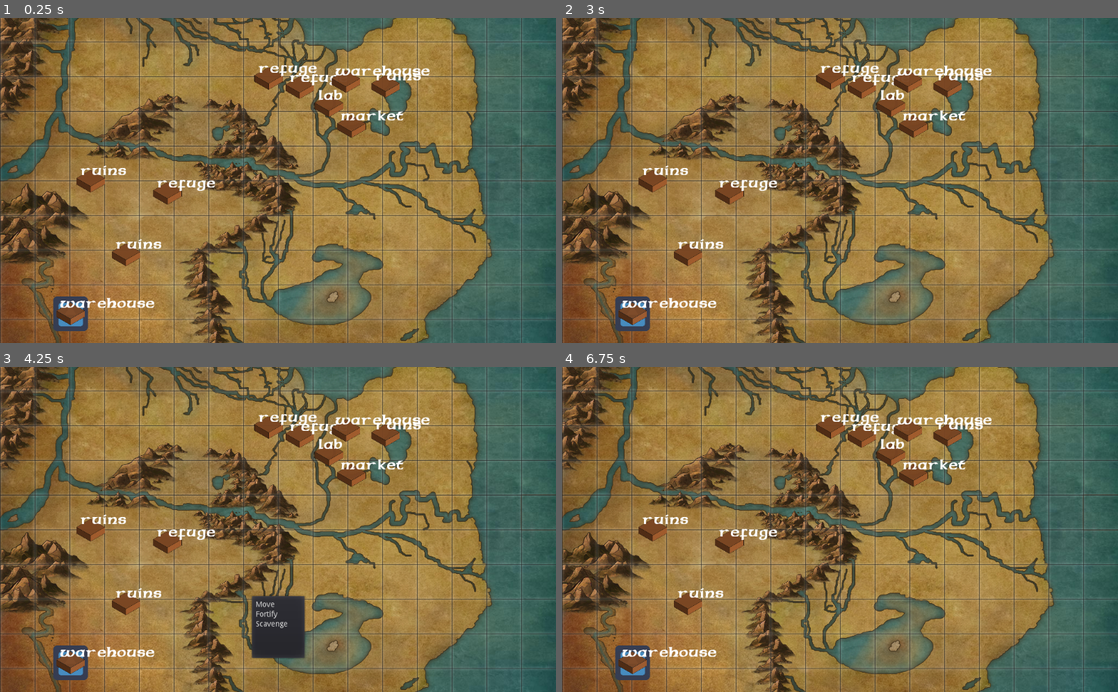
Above: before the commit, frames 1-4 (two rows, left to right).
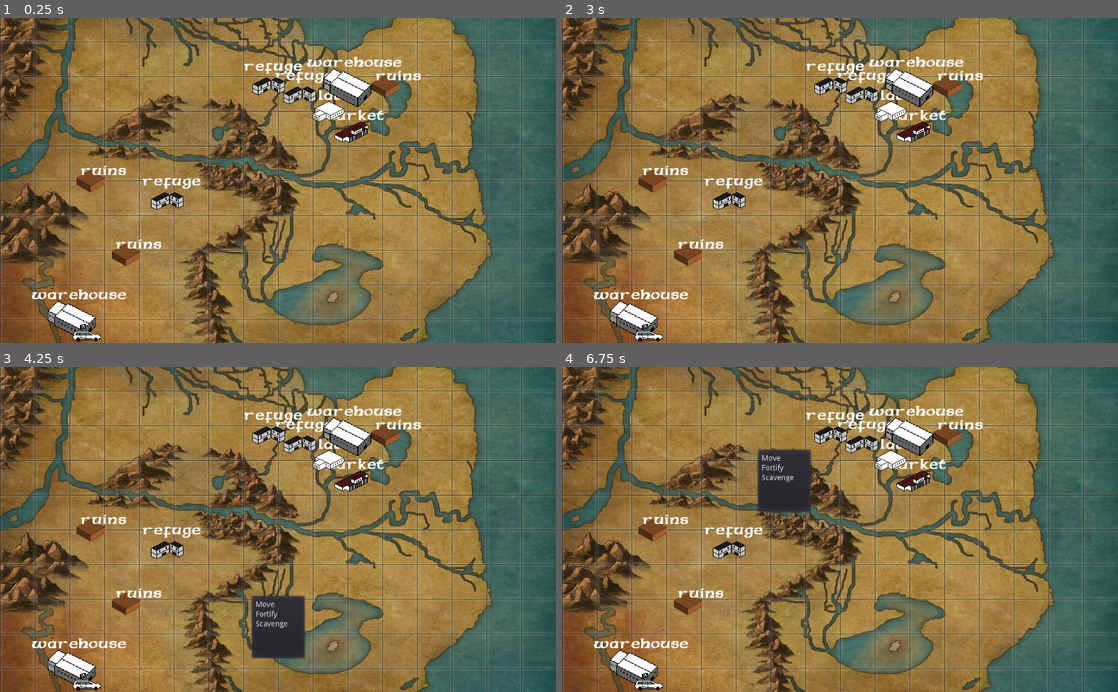
Above: after the commit, the same moments.

Repository: fedzdev/gameoff
Game: Godot game, scene res://Tests/testgame.tscn
The game is run twice, just before and just after one commit, with the same random seed, the same clock (stepped at 60 frames per second) and the same inputs. This scene is started directly instead of the project's main scene. The engine's default icon, where the game draws it, is replaced by a stand-in: a white triangle on a blue panel in a dark square.
Inputs (mouse positions are in pixels of both pictures, inside the frame that each line leads up to):
- Up to frame 1 (0.25 s): no input
- Up to frame 2 (3 s): click (634, 313) at 0.52 s; tap Enter at 1.25, 2.75 s; move the mouse to (962, 164) at 1.27 s; hold E (swap_right) 1.28-2.03 s; tap F (follow) at 1.35 s; tap Space at 2 s; move the mouse to (728, 196) at 2.02 s; hold Down (ui_down) 2.03-2.78 s; tap G (guard) at 2.1 s; move the mouse to (895, 109) at 2.77 s; hold E (swap_right) from 2.78 s (still down); tap 5 (select_all) at 2.85 s
- Up to frame 3 (4.25 s): tap Space at 3.5 s; move the mouse to (250, 594) at 3.52 s; release E (swap_right) at 3.53 s; hold Up (ui_up) from 3.53 s (still down); tap 1 (select_first) at 3.6 s
- Up to frame 4 (6.75 s): tap Enter at 4.25 s; move the mouse to (1006, 578) at 4.27 s; release Up (ui_up) at 4.28 s; hold Q (swap_left) 4.28-5.78 s; tap 4 (select_fourth) at 4.35 s; tap R (reload) at 4.9 s; tap Space at 5 s; move the mouse to (673, 480) at 5.02 s; tap 2 (select_second) at 5.1 s; move the mouse to (867, 529) at 5.77 s; hold Down (ui_down) 5.78-6.53 s; tap 3 (select_third) at 5.85 s; move the mouse to (756, 448) at 6.52 s; hold E (swap_right) from 6.53 s (still down); click (756, 448) at 6.6 s

The runs differ from the first frame. In frame 1, 4.8% of the frame differs, in the area x 5-78%, y 11-100%; in frame 2, 5.0%; in frame 3, 4.8%; in frame 4, 6.6%.

Commit message:
aaaaa
aaaaa

Diff:
--- a/Scenes/Lab.tscn
+++ b/Scenes/Lab.tscn
@@ -1,8 +1,16 @@
-[gd_scene load_steps=2 format=2]
+[gd_scene load_steps=3 format=2]
 
 [ext_resource path="res://Scenes/EmptyPlace.tscn" type="PackedScene" id=1]
+[ext_resource path="res://Assets/spr_lab.png" type="Texture" id=2]
 
 [node name="Lab" instance=ExtResource( 1 )]
 
+[node name="Sprite" parent="." index="0"]
+scale = Vector2( 1, 1 )
+texture = ExtResource( 2 )
+
 [node name="Label" parent="." index="1"]
 text = "lab"
+
+[node name="PopupMenu" parent="." index="2"]
+items = [ "Move", null, 0, true, false, 0, 0, null, "", false, "Fortify", null, 0, false, false, 1, 0, null, "", false, "Scavenge", null, 0, false, false, 3, 0, null, "", false ]
--- a/Scenes/Market.tscn
+++ b/Scenes/Market.tscn
@@ -1,8 +1,20 @@
-[gd_scene load_steps=2 format=2]
+[gd_scene load_steps=3 format=2]
 
 [ext_resource path="res://Scenes/EmptyPlace.tscn" type="PackedScene" id=1]
+[ext_resource path="res://Assets/spr_market.png" type="Texture" id=2]
 
 [node name="Market" instance=ExtResource( 1 )]
 
+[node name="Sprite" parent="." index="0"]
+scale = Vector2( 1, 1 )
+texture = ExtResource( 2 )
+
 [node name="Label" parent="." index="1"]
+margin_left = -55.5848
+margin_top = -31.1237
+margin_right = 61.4152
+margin_bottom = -5.12373
 text = "market"
+
+[node name="PopupMenu" parent="." index="2"]
+items = [ "Move", null, 0, true, false, 0, 0, null, "", false, "Fortify", null, 0, false, false, 1, 0, null, "", false, "Scavenge", null, 0, false, false, 3, 0, null, "", false ]
--- a/Scenes/Refuge.tscn
+++ b/Scenes/Refuge.tscn
@@ -1,8 +1,20 @@
-[gd_scene load_steps=2 format=2]
+[gd_scene load_steps=3 format=2]
 
 [ext_resource path="res://Scenes/EmptyPlace.tscn" type="PackedScene" id=1]
+[ext_resource path="res://Assets/spr_refuge.png" type="Texture" id=2]
 
 [node name="Refuge" instance=ExtResource( 1 )]
 
+[node name="Sprite" parent="." index="0"]
+scale = Vector2( 1, 1 )
+texture = ExtResource( 2 )
+
 [node name="Label" parent="." index="1"]
+margin_left = -47.3827
+margin_top = -33.5717
+margin_right = 61.6173
+margin_bottom = -7.57166
 text = "refuge"
+
+[node name="PopupMenu" parent="." index="2"]
+items = [ "Move", null, 0, true, false, 0, 0, null, "", false, "Fortify", null, 0, false, false, 1, 0, null, "", false, "Scavenge", null, 0, false, false, 3, 0, null, "", false ]
--- a/Scenes/Ruins.tscn
+++ b/Scenes/Ruins.tscn
@@ -6,3 +6,6 @@
 
 [node name="Label" parent="." index="1"]
 text = "ruins"
+
+[node name="PopupMenu" parent="." index="2"]
+items = [ "Move", null, 0, true, false, 0, 0, null, "", false, "Fortify", null, 0, false, false, 1, 0, null, "", false, "Scavenge", null, 0, false, false, 3, 0, null, "", false ]
--- a/Scenes/Warehouse.tscn
+++ b/Scenes/Warehouse.tscn
@@ -1,8 +1,20 @@
-[gd_scene load_steps=2 format=2]
+[gd_scene load_steps=3 format=2]
 
 [ext_resource path="res://Scenes/EmptyPlace.tscn" type="PackedScene" id=1]
+[ext_resource path="res://Assets/spr_warehouse.png" type="Texture" id=2]
 
 [node name="Warehouse" instance=ExtResource( 1 )]
 
+[node name="Sprite" parent="." index="0"]
+scale = Vector2( 1.5, 1.5 )
+texture = ExtResource( 2 )
+
 [node name="Label" parent="." index="1"]
+margin_left = -72.1356
+margin_top = -45.5566
+margin_right = 102.864
+margin_bottom = -19.5566
 text = "warehouse"
+
+[node name="PopupMenu" parent="." index="2"]
+items = [ "Move", null, 0, true, false, 0, 0, null, "", false, "Fortify", null, 0, false, false, 1, 0, null, "", false, "Scavenge", null, 0, false, false, 3, 0, null, "", false ]
--- a/Tests/testgame.tscn
+++ b/Tests/testgame.tscn
@@ -1,6 +1,6 @@
 [gd_scene load_steps=4 format=2]
 
-[ext_resource path="res://icon.png" type="Texture" id=1]
+[ext_resource path="res://Assets/spr_convoy.png" type="Texture" id=1]
 [ext_resource path="res://Autumn.jpg" type="Texture" id=2]
 [ext_resource path="res://Tests/testgame.gd" type="Script" id=3]
 
@@ -14,9 +14,6 @@
 
 [node name="Camera2D" type="Camera2D" parent="Autumn"]
 current = true
-
-[node name="Convoy" type="Sprite" parent="."]
-texture = ExtResource( 1 )
 
 [node name="Circles" type="Node2D" parent="."]
 
@@ -49,3 +46,7 @@
 
 [node name="place9" type="Node2D" parent="Circles"]
 position = Vector2( 198.155, -173.714 )
+
+[node name="Convoy" type="Sprite" parent="."]
+texture = ExtResource( 1 )
+offset = Vector2( 30, 20 )
Not shown, added: Assets/spr_convoy.png.import
Not shown, added: Assets/spr_lab.png.import
Not shown, added: Assets/spr_market.png.import
Not shown, added: Assets/spr_refuge.png.import
Not shown, added: Assets/spr_warehouse.png.import
